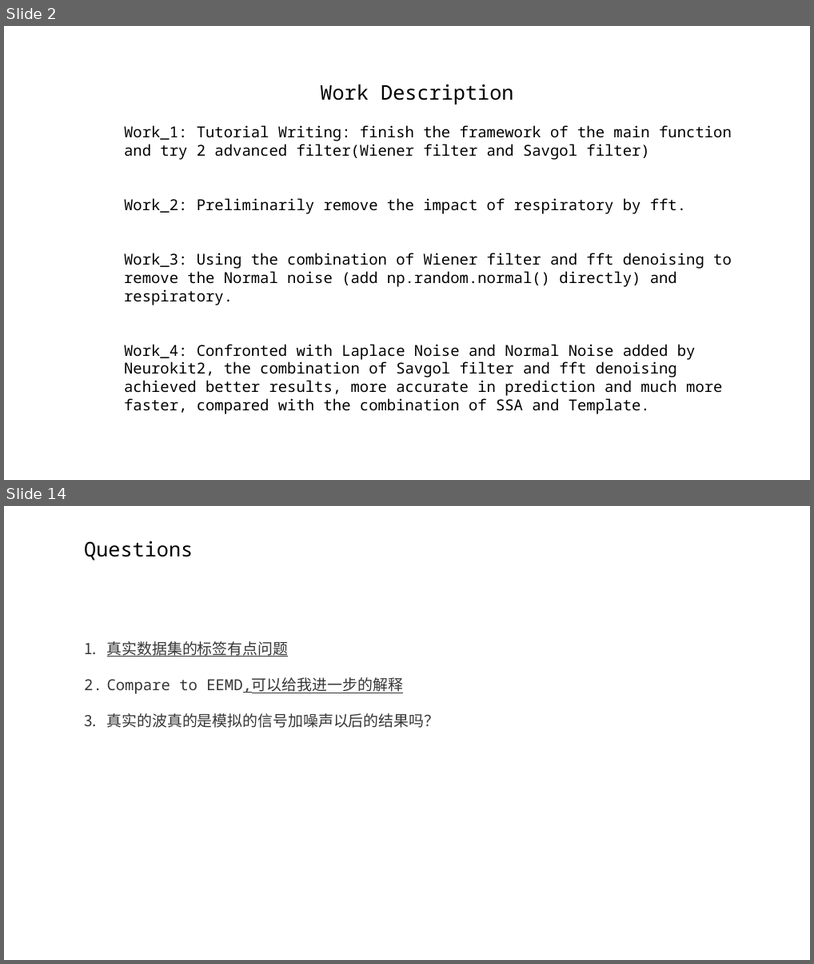
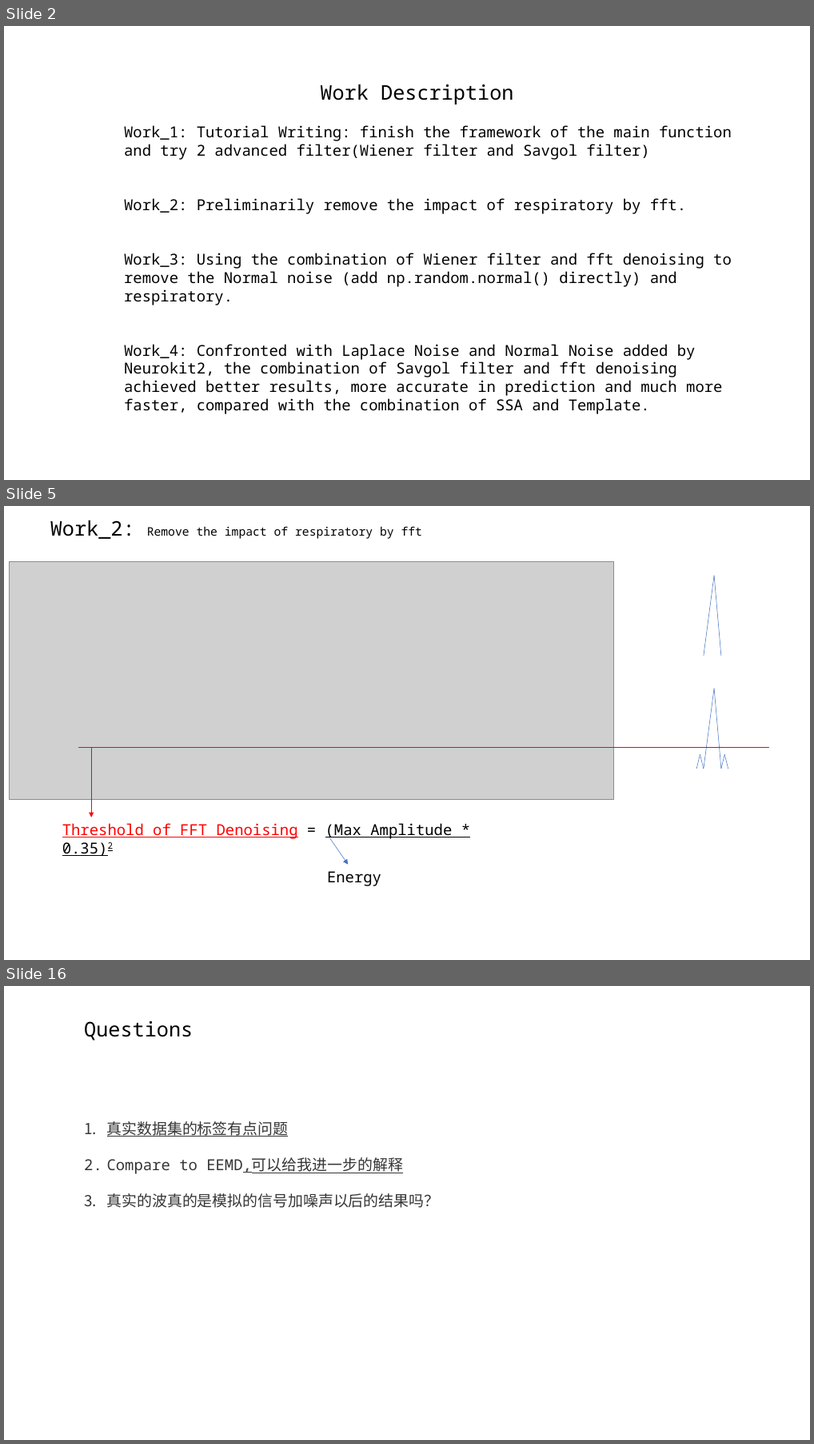
Before and after one commit to A-Big-Tortoise/Presentation, a slide deck: Presentation_911_JiayuChen.pptx. Shown one above the other, each under a label of ours: slides 2 and 14 before the commit, slides 2, 5 and 16 after it; the slides between them are not shown. The pictures are 814x964 and 814x1444 pixels, drawn with LibreOffice and Linux fonts; fonts in the diff are those of the drawing; grey boxes stand for pictures. Boxes give left, top, right and bottom in pixels: in the first picture for what was removed or moved away, otherwise in the second. Text is boxed around its words. In the diff, an @@ line names an element or a change of style, - is before the commit and + after.

```diff
--- a/Presentation_911_JiayuChen.pptx
+++ b/Presentation_911_JiayuChen.pptx
@@ slide 5 added at (x1=4, y1=506, x2=810, y2=960), background #FFFFFF @@
@@ text added at (x1=50, y1=520, x2=422, y2=539), 14 pt, text #000000 @@
+Work_2: Remove the impact of respiratory by fft
@@ picture added at (x1=9, y1=562, x2=614, y2=800) @@
@@ line added from (715, 576) to (704, 656), #4472C4 0.5 pt @@
@@ line added from (715, 576) to (722, 656), #4472C4 0.5 pt @@
@@ line added from (715, 688) to (704, 768), #4472C4 0.5 pt @@
@@ line added from (715, 688) to (722, 768), #4472C4 0.5 pt @@
@@ line added from (78, 747) to (770, 747), #FF0000 1 pt @@
@@ arrow added from (91, 747) to (91, 817), #FF0000 1 pt @@
@@ line added from (700, 754) to (698, 768), #4472C4 0.5 pt @@
@@ line added from (700, 754) to (704, 768), #4472C4 0.5 pt @@
@@ line added from (725, 754) to (722, 768), #4472C4 0.5 pt @@
@@ line added from (725, 754) to (729, 768), #4472C4 0.5 pt @@
@@ text added at (x1=62, y1=823, x2=452, y2=856), 18 pt, text #FF0000, underline @@
+Threshold of FFT Denoising = (Max Amplitude * 0.35)2
@@ arrow added from (330, 837) to (348, 864), #4472C4 0.5 pt @@
@@ text added at (x1=327, y1=871, x2=382, y2=886), 18 pt, text #000000 @@
+Energy
@@ what was slide 14 is now slide 16 @@
```
Also in this commit, not shown: 10 slides changed, 2 other slides added, 1 slide removed.
